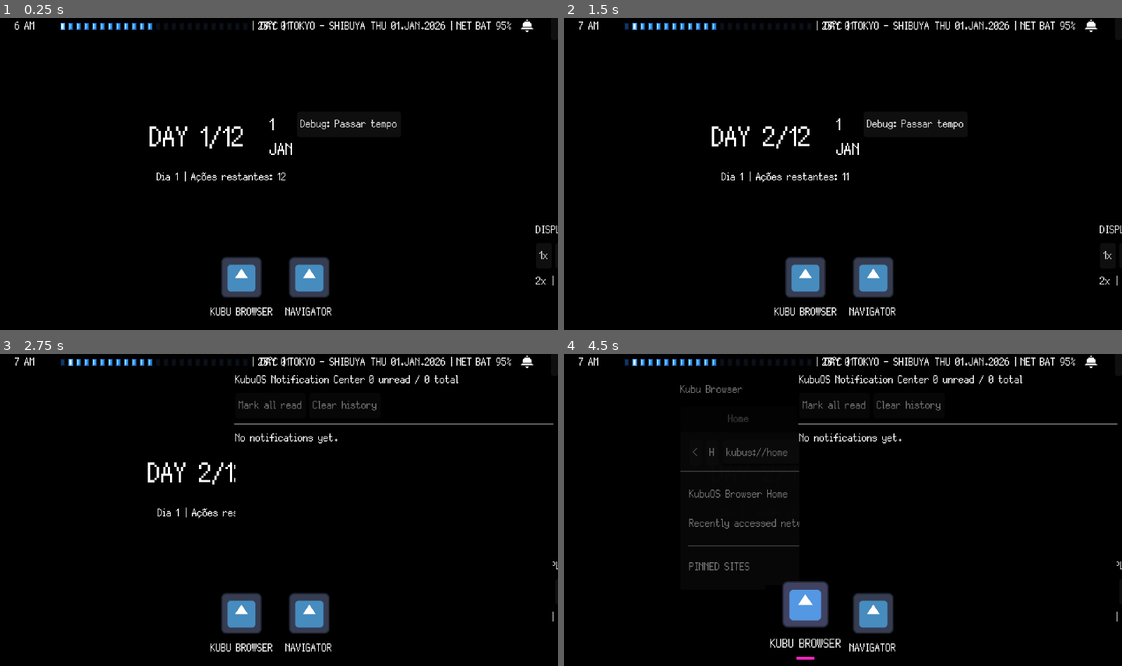
Above: before the commit, frames 1-4 (two rows, left to right).
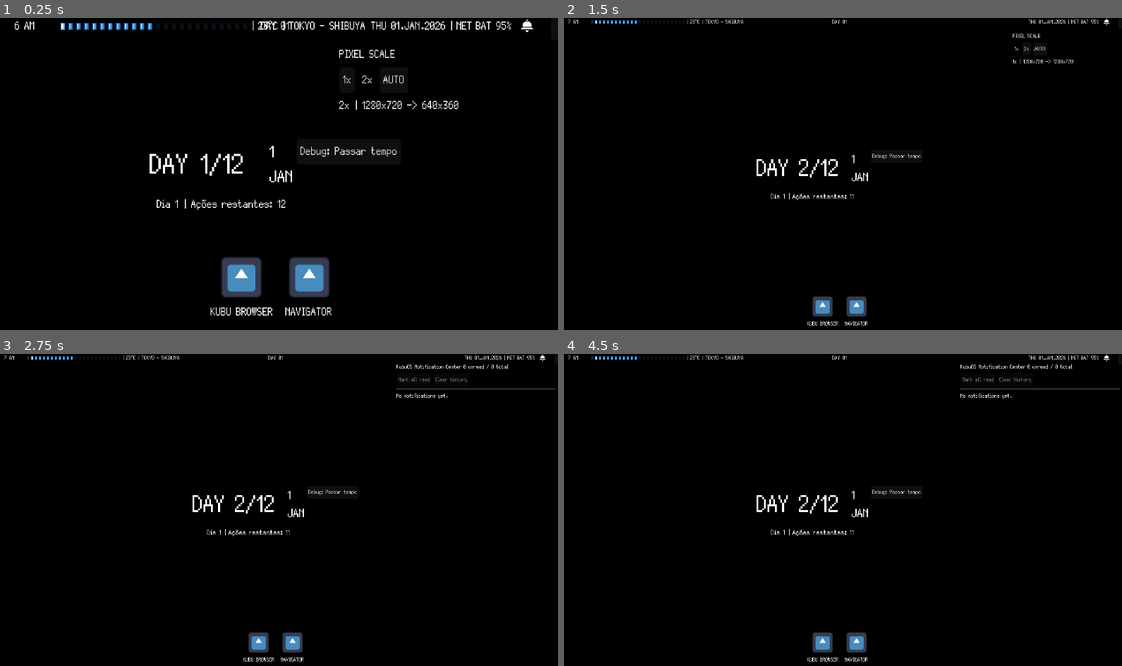
Above: after the commit, the same moments.

Repository: GYU-GAZE/NULL-NETWORK
Game: Godot game, scene res://core/main.tscn
Two runs of this game, one before a commit and one after it. Both use one fixed random seed, a clock stepped at 60 frames per second and the inputs below. The engine's default icon, where the game draws it, is replaced by a stand-in: a white triangle on a blue panel in a dark square.
Inputs (mouse positions are in pixels of both pictures, inside the frame that each line leads up to; where the layout moved, square brackets give the same spot in the first picture):
- Up to frame 1 (0.25 s): no input
- Up to frame 2 (1.5 s): click "Debug: Passar tempo" at 0.5 s; click "1x" at 1.25 s
- Up to frame 3 (2.75 s): click (541, 357) [524, 360] at 2 s
- Up to frame 4 (4.5 s): click (1027, 385) at 2.75 s, where only the run after the commit has a clickable "2x"; click (1038, 385) at 3.5 s, where only the run after the commit has a clickable "AUTO"; click (803, 612) at 4.27 s

The runs differ from the first frame. In frame 1, 2.1% of the frame differs, in the area x 26-100%, y 10-86%; in frame 2, 5.2%; in frame 3, 6.0%; in frame 4, 6.8%, in the area x 0-100%, y 0-99%.

Commit message:
refactor(ui): make desktop scale test panel responsive

Diff:
--- a/systems/desktop/desktop.tscn
+++ b/systems/desktop/desktop.tscn
@@ -20,88 +20,95 @@
 grow_vertical = 2
 color = Color(0, 0, 0, 1)
 
-[node name="TopBarHBox" type="HBoxContainer" parent="." unique_id=1514375072]
+[node name="CenterArea" type="CenterContainer" parent="."]
 layout_mode = 1
-anchors_preset = 8
-anchor_left = 0.5
-anchor_top = 0.5
-anchor_right = 0.5
-anchor_bottom = 0.5
-offset_left = -452.0
-offset_top = -74.0
-offset_right = 452.0
-offset_bottom = 74.0
+anchors_preset = 15
+anchor_right = 1.0
+anchor_bottom = 1.0
 grow_horizontal = 2
 grow_vertical = 2
+mouse_filter = 2
+
+[node name="TopBarHBox" type="HBoxContainer" parent="CenterArea" unique_id=1514375072]
+layout_mode = 2
 alignment = 1
 
-[node name="ClockContainer" type="VBoxContainer" parent="TopBarHBox" unique_id=14701623]
+[node name="ClockContainer" type="VBoxContainer" parent="CenterArea/TopBarHBox" unique_id=14701623]
 unique_name_in_owner = true
 layout_mode = 2
 
-[node name="TopRow" type="HBoxContainer" parent="TopBarHBox/ClockContainer" unique_id=319440990]
+[node name="TopRow" type="HBoxContainer" parent="CenterArea/TopBarHBox/ClockContainer" unique_id=319440990]
 layout_mode = 2
 alignment = 1
 
-[node name="PeriodLabel" type="Label" parent="TopBarHBox/ClockContainer/TopRow" unique_id=1752006140]
+[node name="PeriodLabel" type="Label" parent="CenterArea/TopBarHBox/ClockContainer/TopRow" unique_id=1752006140]
 unique_name_in_owner = true
 layout_mode = 2
 theme_override_font_sizes/font_size = 80
-text = "OVOXCELENTE"
+text = "DAY 1/6"
 
-[node name="Spacer" type="Control" parent="TopBarHBox/ClockContainer/TopRow" unique_id=3276150]
+[node name="Spacer" type="Control" parent="CenterArea/TopBarHBox/ClockContainer/TopRow" unique_id=3276150]
 custom_minimum_size = Vector2(20, 0)
 layout_mode = 2
 
-[node name="DateStack" type="VBoxContainer" parent="TopBarHBox/ClockContainer/TopRow" unique_id=1718888914]
+[node name="DateStack" type="VBoxContainer" parent="CenterArea/TopBarHBox/ClockContainer/TopRow" unique_id=1718888914]
 layout_mode = 2
 theme_override_constants/separation = -4
 
-[node name="DayLabel" type="Label" parent="TopBarHBox/ClockContainer/TopRow/DateStack" unique_id=1972762778]
+[node name="DayLabel" type="Label" parent="CenterArea/TopBarHBox/ClockContainer/TopRow/DateStack" unique_id=1972762778]
 unique_name_in_owner = true
 layout_mode = 2
 theme_override_font_sizes/font_size = 40
-text = "mondo"
+text = "01"
 
-[node name="MonthLabel" type="Label" parent="TopBarHBox/ClockContainer/TopRow/DateStack" unique_id=112264624]
+[node name="MonthLabel" type="Label" parent="CenterArea/TopBarHBox/ClockContainer/TopRow/DateStack" unique_id=112264624]
 unique_name_in_owner = true
 layout_mode = 2
 theme_override_font_sizes/font_size = 40
-text = "grosso"
+text = "JAN"
 
-[node name="BottomRow" type="HBoxContainer" parent="TopBarHBox/ClockContainer" unique_id=477191052]
+[node name="BottomRow" type="HBoxContainer" parent="CenterArea/TopBarHBox/ClockContainer" unique_id=477191052]
 layout_mode = 2
 theme_override_constants/separation = 10
 alignment = 1
 
-[node name="DaysPassedLabel" type="Label" parent="TopBarHBox/ClockContainer/BottomRow" unique_id=1190002433]
+[node name="DaysPassedLabel" type="Label" parent="CenterArea/TopBarHBox/ClockContainer/BottomRow" unique_id=1190002433]
 unique_name_in_owner = true
 layout_mode = 2
 theme_override_font_sizes/font_size = 24
-text = "Eu sou"
+text = "Dia 0 | Ações restantes: 6"
 
-[node name="DebugTimeButton" type="Button" parent="TopBarHBox" unique_id=1918941758]
+[node name="DebugTimeButton" type="Button" parent="CenterArea/TopBarHBox" unique_id=1918941758]
 unique_name_in_owner = true
 layout_mode = 2
 size_flags_vertical = 0
 text = "Debug: Passar tempo"
 
 [node name="DisplayScalePanel" type="PanelContainer" parent="." unique_id=749841381]
-layout_mode = 0
-offset_left = 615.0
-offset_top = 230.0
-offset_right = 741.0
-offset_bottom = 309.0
+unique_name_in_owner = true
+layout_mode = 1
+anchors_preset = 1
+anchor_left = 1.0
+anchor_right = 1.0
+offset_left = -254.0
+offset_top = 27.0
+offset_right = -8.0
+offset_bottom = 112.0
+grow_horizontal = 0
 
 [node name="ScaleMargin" type="MarginContainer" parent="DisplayScalePanel" unique_id=1874318105]
 layout_mode = 2
+theme_override_constants/margin_left = 6
+theme_override_constants/margin_top = 4
+theme_override_constants/margin_right = 6
+theme_override_constants/margin_bottom = 4
 
 [node name="ScaleVBox" type="VBoxContainer" parent="DisplayScalePanel/ScaleMargin" unique_id=1414320017]
 layout_mode = 2
 
 [node name="ScaleTitleLabel" type="Label" parent="DisplayScalePanel/ScaleMargin/ScaleVBox" unique_id=501231794]
 layout_mode = 2
-text = "DISPLAY SCALE"
+text = "PIXEL SCALE"
 
 [node name="ScaleButtonsHBox" type="HBoxContainer" parent="DisplayScalePanel/ScaleMargin/ScaleVBox" unique_id=246388107]
 layout_mode = 2
@@ -109,26 +116,19 @@
 [node name="Scale1xButton" type="Button" parent="DisplayScalePanel/ScaleMargin/ScaleVBox/ScaleButtonsHBox" unique_id=1717657694]
 unique_name_in_owner = true
 layout_mode = 2
+toggle_mode = true
 text = "1x"
 
 [node name="Scale2xButton" type="Button" parent="DisplayScalePanel/ScaleMargin/ScaleVBox/ScaleButtonsHBox" unique_id=1224184622]
 unique_name_in_owner = true
 layout_mode = 2
+toggle_mode = true
 text = "2x"
-
-[node name="Scale3xButton" type="Button" parent="DisplayScalePanel/ScaleMargin/ScaleVBox/ScaleButtonsHBox" unique_id=911309741]
-unique_name_in_owner = true
-layout_mode = 2
-text = "3x"
-
-[node name="Scale4xButton" type="Button" parent="DisplayScalePanel/ScaleMargin/ScaleVBox/ScaleButtonsHBox" unique_id=1850967579]
-unique_name_in_owner = true
-layout_mode = 2
-text = "4x"
 
 [node name="ScaleAutoButton" type="Button" parent="DisplayScalePanel/ScaleMargin/ScaleVBox/ScaleButtonsHBox" unique_id=782420629]
 unique_name_in_owner = true
 layout_mode = 2
+toggle_mode = true
 text = "AUTO"
 
 [node name="ScaleStatusLabel" type="Label" parent="DisplayScalePanel/ScaleMargin/ScaleVBox" unique_id=1404678576]
